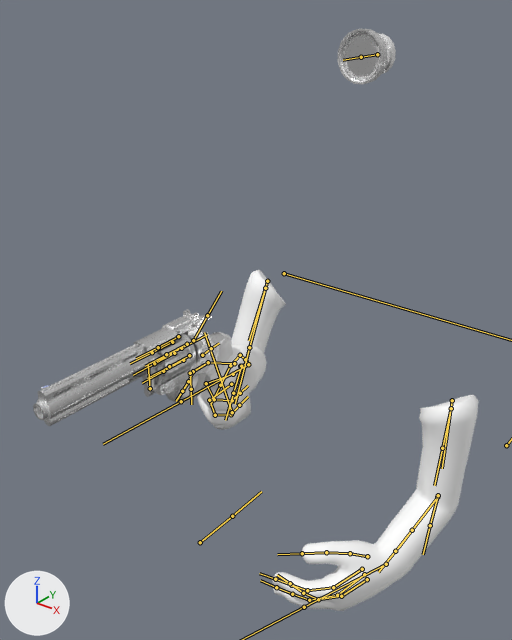
The FBX model View Models/vm_revolver.fbx, before and after one commit.
The view is the same before and after, from a 50 mm camera at (0.77, -1.772, 0.606) aimed at (-0.15, -0.622, -0.107). Lighting does not change. The marker at lower left points along +X, +Y and +Z. Both versions are drawn at frame 7 of the action 'Rig|vm_revolver_ADSDown'; the numbers are the values there. The bones that bend it are drawn over the model as lines.

In view in the first picture: 'Arms', 'Revolver_Body_LP'.
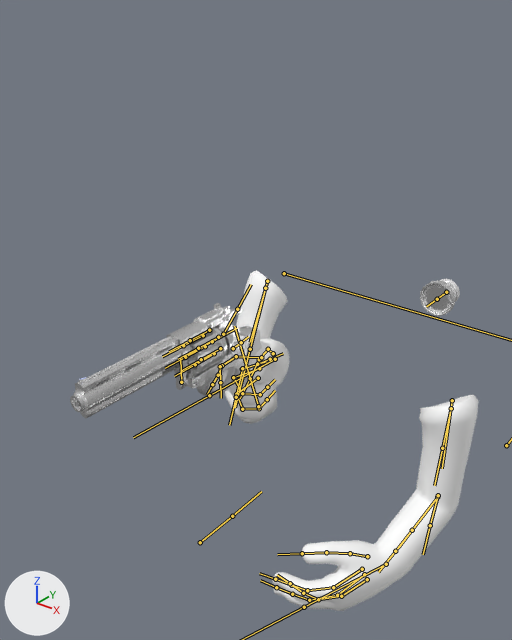
The change in detail:
Bone 'arm_upper_R' (bone_arm_upper_r) turns from (49, -25, -39) to (59, -32, -60) degrees about its own x, y and z.
Bone 'arm_lower_R' (bone_arm_lower_r) turns from (0, 0, -94) to (0, 0, -100) degrees about its own x, y and z.
Bone 'hand_R' (bone_hand_r) turns from (-45, 28, 40) to (-64, 34, 44) degrees about its own x, y and z.
Bone 'gun_grip' (bone_gun_grip) moves from (-0.2, -0.4, 0.119) to (-0.152, -0.403, 0.07).
Bone 'gun_quickLoader' (bone_gun_quickloader) moves from (0.0, -0.385, 0.0) to (0.0, -0.902, 0.71).
Bone 'gun_bullet_01' (bone_gun_bullet_01) moves from (-0.243, -0.029, 0.613) to (-0.196, -0.077, 0.601).
Bone 'gun_bullet_06' (bone_gun_bullet_06) moves from (-0.193, -0.029, 0.636) to (-0.145, -0.077, 0.623).
Bone 'gun_bullet_05' (bone_gun_bullet_05) moves from (-0.152, -0.029, 0.604) to (-0.104, -0.077, 0.591).
Bone 'gun_bullet_04' (bone_gun_bullet_04) moves from (-0.157, -0.029, 0.551) to (-0.11, -0.077, 0.539).
Bone 'gun_bullet_02' (bone_gun_bullet_02) moves from (-0.248, -0.029, 0.561) to (-0.2, -0.077, 0.549).
Bone 'gun_bullet_03' (bone_gun_bullet_03) moves from (-0.205, -0.029, 0.528) to (-0.157, -0.077, 0.515).

Location of each change, (x1, y1, x2, y2) in pixels of the pictures (512 x 640 px):
'Arms', posed (10% narrower): before (178, 270, 479, 611); after (208, 270, 479, 611)
'Revolver_Body_LP', posed (7% wider, 64% shorter): before (33, 29, 396, 430); after (70, 279, 460, 424)
bone 'arm_upper_R', root to tip: before (267, 281) to (249, 340); after (267, 281) to (250, 342)
bone 'arm_lower_R', root to tip: before (240, 366) to (246, 365); after (242, 369) to (266, 361)
bone 'hand_R', root to tip: before (248, 364) to (231, 374); after (275, 359) to (257, 368)
bone 'gun_grip', root to tip: before (232, 412) to (204, 332); after (258, 406) to (234, 326)
bone 'gun_quickLoader', root to tip: before (377, 54) to (361, 57); after (446, 292) to (437, 299)
bone 'gun_bullet_01', root to tip: before (174, 353) to (154, 363); after (205, 346) to (185, 357)
bone 'gun_bullet_06', root to tip: before (183, 360) to (163, 371); after (214, 353) to (195, 364)
bone 'gun_bullet_05', root to tip: before (189, 355) to (169, 366); after (220, 348) to (201, 359)
bone 'gun_bullet_04', root to tip: before (187, 344) to (166, 354); after (218, 337) to (198, 348)
bone 'gun_bullet_02', root to tip: before (172, 342) to (152, 352); after (203, 335) to (183, 345)
bone 'gun_bullet_03', root to tip: before (178, 336) to (158, 347); after (209, 330) to (190, 340)
